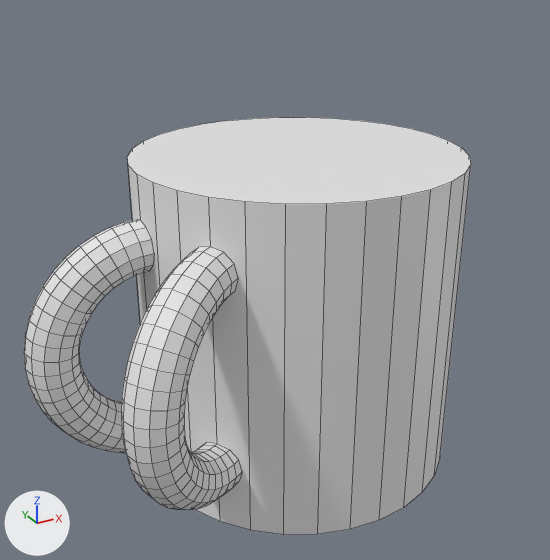
An edit to the Blender file meshes/mug.blend, drawn before and after from the same camera.
Before and after are seen from a camera (50 mm lens) standing at (-0.589, -0.997, 0.552) and looking at (-0.058, -0.033, 0.069). The axes (+X, +Y, +Z) are drawn at lower left. The lights are the same throughout. Mesh edges are drawn as thin lines. The same objects are shown in both versions, whatever each file hides.

Names of what the first picture shows: 'mug_dbl_filled'.
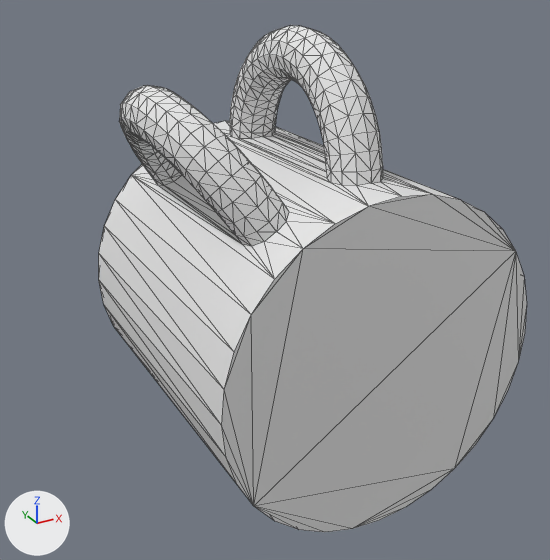
Where the newer file only moved an object's origin or applied its transform, the numbers keep the older frame.

Location of each change, (x1, y1, x2, y2) in pixels of the pictures (550 x 560 px):
'mug_dbl_filled', reshaped, turned: before (24, 117, 471, 534); after (99, 26, 527, 532)
part 1 of me_cylinder_003, added: after (119, 26, 432, 279)
part 2 of me_cylinder_003, deleted: before (24, 166, 251, 530)

The change, as a list of edits to the scene's bpy script:
```text
Change me_cylinder_003:
    used by ob_mug_dbl_filled; location = (0.0, 0.0, 0.0)
    remove me_cylinder_003.from_pydata(...)  # 672 vertices, 611 faces; spans x -0.445..0.26, y -0.264..0.26, z -0.26..0.26
    add me_cylinder_003.from_pydata(...)  # 716 vertices, 1436 faces; spans x -0.264..0.26, y -0.26..0.445, z -0.26..0.26
    me_cylinder_003 part 1: 652 vertices added at x -0.264..0.039, y 0.192..0.445, z -0.193..0.193
    me_cylinder_003 part 2: 608 vertices removed from x -0.445..-0.191, y -0.264..0.039, z -0.193..0.193
    add me_cylinder_003.materials.append(mat_material_001)  # white #e7e7e7
Change ob_mug_dbl_filled:
    ob_mug_dbl_filled.rotation_euler: (0.0, 0.0, 0.0) -> (1.571, 0.0, 0.0)  # degrees (0, 0, 0) -> degrees (90, 0, 0)
```
